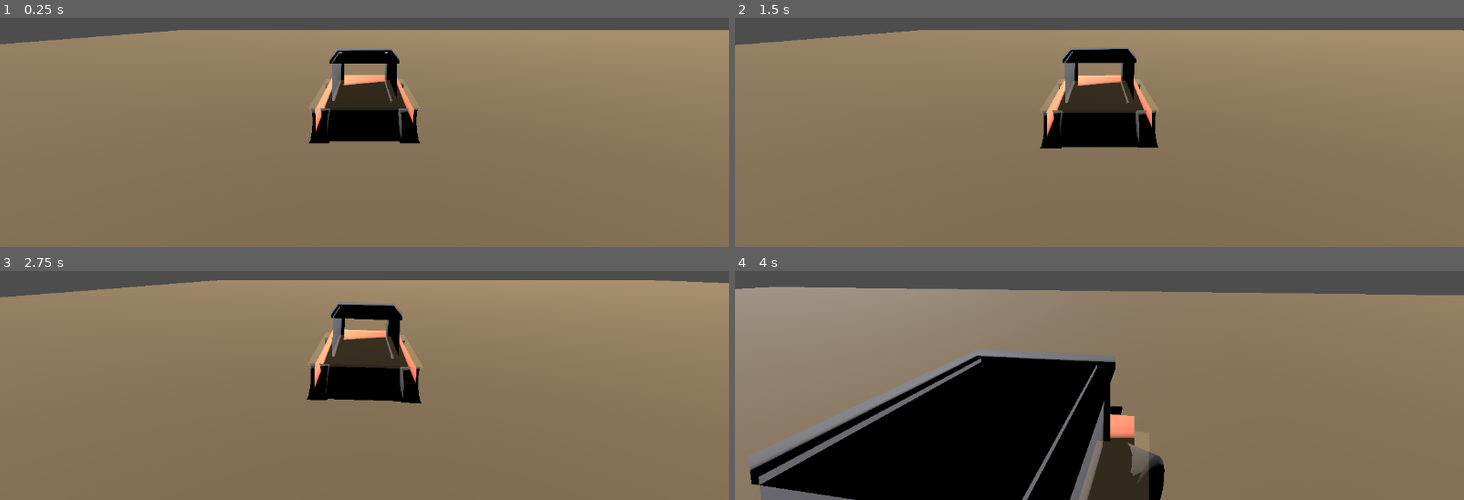
Above: before the commit, frames 1-4 (two rows, left to right).
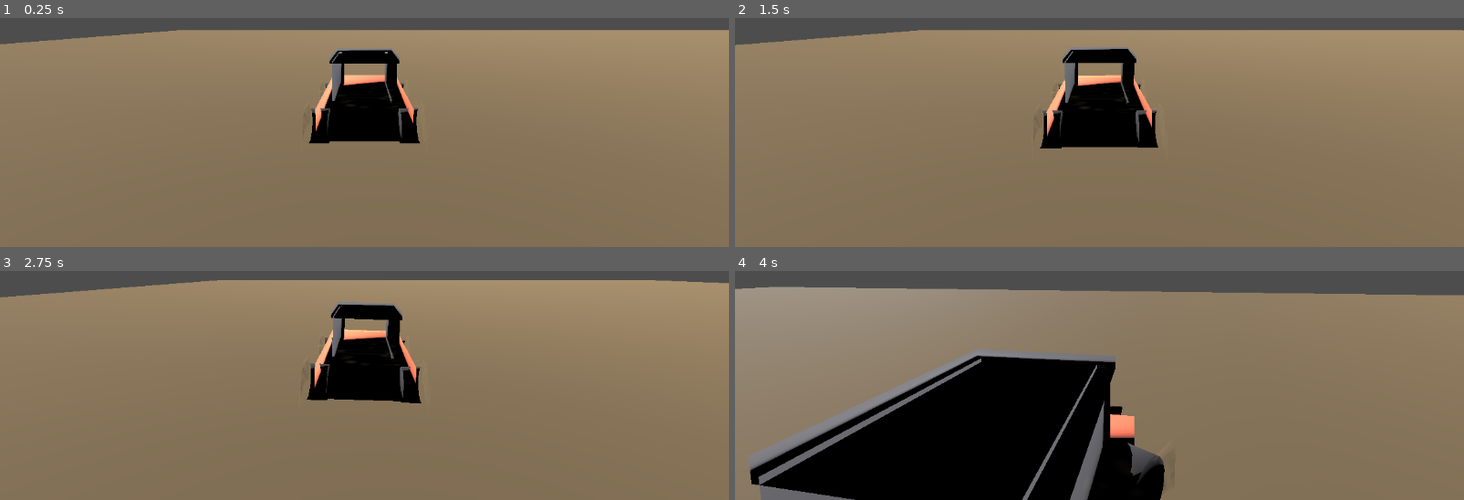
Above: after the commit, the same moments.

Repository: YotsuBotfds/trailhead
Game: Godot game, scene res://scenes/flat_plane.tscn
The game is run twice, just before and just after one commit, with the same random seed, the same clock (stepped at 60 frames per second) and the same inputs.
Inputs:
- Up to frame 1 (0.25 s): no input
- Up to frame 2 (1.5 s): hold R (self_right) 0.53-1.28 s; tap C (cam_toggle) at 0.6 s; hold S (brake) from 1.28 s (still down); tap N (mood_toggle) at 1.35 s
- Up to frame 3 (2.75 s): release S (brake) at 2.03 s; hold R (self_right) from 2.03 s (still down); hold W (throttle) from 2.03 s (still down)
- Up to frame 4 (4 s): release R (self_right) at 2.78 s; release W (throttle) at 2.78 s; hold Up 2.78-3.53 s; tap C (cam_toggle) at 2.85 s; hold A (steer_left) from 3.53 s (still down); tap N (mood_toggle) at 3.6 s

The runs differ from the first frame. In frame 1, 1.2% of the frame differs, in the area x 42-58%, y 27-41%; in frame 2, 1.4%; in frame 3, 1.3%; in frame 4, 2.1%, in the area x 47-59%, y 72-100%.

Commit message:
Add texture-backed vehicle residue masks

Diff:
--- a/systems/render/vehicle_residue_visual.gd
+++ b/systems/render/vehicle_residue_visual.gd
@@ -4,6 +4,26 @@
 const MUD_OVERLAY_NAME: String = "residue_mud_overlay"
 const DUST_OVERLAY_NAME: String = "residue_dust_overlay"
 const WETNESS_OVERLAY_NAME: String = "residue_wetness_overlay"
+const MUD_TIRE_OVERLAY_NAME: String = "residue_mud_tire"
+const DUST_TIRE_OVERLAY_NAME: String = "residue_dust_tire"
+const WETNESS_TIRE_OVERLAY_NAME: String = "residue_wetness_tire"
+const MudBodyMask: Texture2D = preload("res://assets/textures/vehicle/residue/mud_body_mask.png")
+const DustBodyMask: Texture2D = preload("res://assets/textures/vehicle/residue/dust_body_mask.png")
+const WetnessBodyMask: Texture2D = preload("res://assets/textures/vehicle/residue/wetness_body_mask.png")
+const MudTireMask: Texture2D = preload("res://assets/textures/vehicle/residue/mud_tire_mask.png")
+const DustTireMask: Texture2D = preload("res://assets/textures/vehicle/residue/dust_tire_mask.png")
+const WetnessTireMask: Texture2D = preload("res://assets/textures/vehicle/residue/wetness_tire_mask.png")
+const MUD_KIND: String = "mud"
+const DUST_KIND: String = "dust"
+const WETNESS_KIND: String = "wetness"
+const RESIDUE_KIND_META: String = "residue_kind"
+const MAX_ALPHA_META: String = "max_alpha"
+const WHEEL_SOCKET_NAMES: Array[String] = [
+	"wheel_front_left",
+	"wheel_front_right",
+	"wheel_rear_left",
+	"wheel_rear_right"
+]
 
 
 func attach(visual_root: Node) -> void:
@@ -12,30 +32,37 @@
 	_ensure_overlay(
 		visual_root,
 		MUD_OVERLAY_NAME,
+		MUD_KIND,
 		Vector3(0.0, 0.018, 0.01),
 		Vector3(0.17, 0.006, 0.22),
 		GameConfig.vehicle_residue_mud_color,
 		GameConfig.vehicle_residue_mud_visual_alpha,
-		0.92
+		0.92,
+		MudBodyMask
 	)
 	_ensure_overlay(
 		visual_root,
 		DUST_OVERLAY_NAME,
+		DUST_KIND,
 		Vector3(0.0, 0.021, 0.0),
 		Vector3(0.19, 0.004, 0.24),
 		GameConfig.vehicle_residue_dust_color,
 		GameConfig.vehicle_residue_dust_visual_alpha,
-		0.96
+		0.96,
+		DustBodyMask
 	)
 	_ensure_overlay(
 		visual_root,
 		WETNESS_OVERLAY_NAME,
+		WETNESS_KIND,
 		Vector3(0.0, 0.024, -0.01),
 		Vector3(0.15, 0.003, 0.20),
 		GameConfig.vehicle_residue_wetness_color,
 		GameConfig.vehicle_residue_wetness_visual_alpha,
-		0.18
+		0.18,
+		WetnessBodyMask
 	)
+	_ensure_tire_overlays(visual_root)
 
 
 func apply_state(visual_root: Node, state: RefCounted) -> void:
@@ -43,17 +70,58 @@
 		return
 	var contamination: RefCounted = state.get("contamination") as RefCounted
 	if contamination == null:
-		_set_overlay_alpha(visual_root, MUD_OVERLAY_NAME, 0.0)
-		_set_overlay_alpha(visual_root, DUST_OVERLAY_NAME, 0.0)
-		_set_overlay_alpha(visual_root, WETNESS_OVERLAY_NAME, 0.0)
+		_set_residue_alpha(visual_root, MUD_KIND, 0.0)
+		_set_residue_alpha(visual_root, DUST_KIND, 0.0)
+		_set_residue_alpha(visual_root, WETNESS_KIND, 0.0)
 		return
-	_set_overlay_alpha(visual_root, MUD_OVERLAY_NAME, float(contamination.get("mud")) * GameConfig.vehicle_residue_mud_visual_alpha)
-	_set_overlay_alpha(visual_root, DUST_OVERLAY_NAME, float(contamination.get("dust")) * GameConfig.vehicle_residue_dust_visual_alpha)
-	_set_overlay_alpha(visual_root, WETNESS_OVERLAY_NAME, float(contamination.get("wetness")) * GameConfig.vehicle_residue_wetness_visual_alpha)
+	_set_residue_alpha(visual_root, MUD_KIND, float(contamination.get("mud")) * GameConfig.vehicle_residue_mud_visual_alpha)
+	_set_residue_alpha(visual_root, DUST_KIND, float(contamination.get("dust")) * GameConfig.vehicle_residue_dust_visual_alpha)
+	_set_residue_alpha(visual_root, WETNESS_KIND, float(contamination.get("wetness")) * GameConfig.vehicle_residue_wetness_visual_alpha)
 
 
-func _ensure_overlay(visual_root: Node, overlay_name: String, local_position: Vector3, size: Vector3, color: Color, max_alpha: float, roughness: float) -> void:
-	if visual_root.get_node_or_null(overlay_name) != null:
+func _ensure_tire_overlays(visual_root: Node) -> void:
+	for socket_name in WHEEL_SOCKET_NAMES:
+		var socket: Node3D = visual_root.get_node_or_null(socket_name) as Node3D
+		if socket == null:
+			continue
+		var side_sign: float = -1.0 if socket_name.ends_with("_left") else 1.0
+		_ensure_overlay(
+			socket,
+			MUD_TIRE_OVERLAY_NAME,
+			MUD_KIND,
+			Vector3(0.021 * side_sign, 0.0, 0.0),
+			Vector3(0.003, 0.067, 0.067),
+			GameConfig.vehicle_residue_mud_color,
+			GameConfig.vehicle_residue_mud_visual_alpha * 0.82,
+			0.9,
+			MudTireMask
+		)
+		_ensure_overlay(
+			socket,
+			DUST_TIRE_OVERLAY_NAME,
+			DUST_KIND,
+			Vector3(0.024 * side_sign, 0.0, 0.0),
+			Vector3(0.003, 0.07, 0.07),
+			GameConfig.vehicle_residue_dust_color,
+			GameConfig.vehicle_residue_dust_visual_alpha * 0.9,
+			0.96,
+			DustTireMask
+		)
+		_ensure_overlay(
+			socket,
+			WETNESS_TIRE_OVERLAY_NAME,
+			WETNESS_KIND,
+			Vector3(0.027 * side_sign, 0.0, 0.0),
+			Vector3(0.003, 0.064, 0.064),
+			GameConfig.vehicle_residue_wetness_color,
+			GameConfig.vehicle_residue_wetness_visual_alpha * 0.7,
+			0.12,
+			WetnessTireMask
+		)
+
+
+func _ensure_overlay(parent: Node, overlay_name: String, residue_kind: String, local_position: Vector3, size: Vector3, color: Color, max_alpha: float, roughness: float, albedo_texture: Texture2D) -> void:
+	if parent.get_node_or_null(overlay_name) != null:
 		return
 	var overlay: MeshInstance3D = MeshInstance3D.new()
 	overlay.name = overlay_name
@@ -62,23 +130,32 @@
 	overlay.mesh = mesh
 	overlay.position = local_position
 	var material: StandardMaterial3D = StandardMaterial3D.new()
+	material.resource_name = overlay_name + "_material"
 	material.transparency = BaseMaterial3D.TRANSPARENCY_ALPHA
 	material.albedo_color = Color(color.r, color.g, color.b, 0.0)
+	material.albedo_texture = albedo_texture
 	material.roughness = roughness
+	material.metallic = 0.0
 	overlay.material_override = material
 	overlay.visible = false
-	overlay.set_meta("max_alpha", max_alpha)
-	visual_root.add_child(overlay)
+	overlay.set_meta(MAX_ALPHA_META, max_alpha)
+	overlay.set_meta(RESIDUE_KIND_META, residue_kind)
+	parent.add_child(overlay)
 
 
-func _set_overlay_alpha(visual_root: Node, overlay_name: String, alpha: float) -> void:
-	var overlay: MeshInstance3D = visual_root.get_node_or_null(overlay_name) as MeshInstance3D
-	if overlay == null:
-		return
+func _set_residue_alpha(parent: Node, residue_kind: String, alpha: float) -> void:
+	for child in parent.get_children():
+		var overlay: MeshInstance3D = child as MeshInstance3D
+		if overlay != null and String(overlay.get_meta(RESIDUE_KIND_META, "")) == residue_kind:
+			_set_overlay_alpha(overlay, alpha)
+		_set_residue_alpha(child, residue_kind, alpha)
+
+
+func _set_overlay_alpha(overlay: MeshInstance3D, alpha: float) -> void:
 	var material: StandardMaterial3D = overlay.material_override as StandardMaterial3D
 	if material == null:
 		return
 	var color: Color = material.albedo_color
-	color.a = clampf(alpha, 0.0, float(overlay.get_meta("max_alpha", 1.0)))
+	color.a = clampf(alpha, 0.0, float(overlay.get_meta(MAX_ALPHA_META, 1.0)))
 	material.albedo_color = color
 	overlay.visible = color.a > GameConfig.vehicle_residue_visible_epsilon
--- a/tools/cedar_visual_inspector.gd
+++ b/tools/cedar_visual_inspector.gd
@@ -52,7 +52,22 @@
 const RESIDUE_MUD_OVERLAY: String = "residue_mud_overlay"
 const RESIDUE_DUST_OVERLAY: String = "residue_dust_overlay"
 const RESIDUE_WETNESS_OVERLAY: String = "residue_wetness_overlay"
+const RESIDUE_MUD_TIRE_OVERLAY: String = "residue_mud_tire"
+const RESIDUE_DUST_TIRE_OVERLAY: String = "residue_dust_tire"
+const RESIDUE_WETNESS_TIRE_OVERLAY: String = "residue_wetness_tire"
+const RESIDUE_MUD_BODY_MASK: String = "res://assets/textures/vehicle/residue/mud_body_mask.png"
+const RESIDUE_DUST_BODY_MASK: String = "res://assets/textures/vehicle/residue/dust_body_mask.png"
+const RESIDUE_WETNESS_BODY_MASK: String = "res://assets/textures/vehicle/residue/wetness_body_mask.png"
+const RESIDUE_MUD_TIRE_MASK: String = "res://assets/textures/vehicle/residue/mud_tire_mask.png"
+const RESIDUE_DUST_TIRE_MASK: String = "res://assets/textures/vehicle/residue/dust_tire_mask.png"
+const RESIDUE_WETNESS_TIRE_MASK: String = "res://assets/textures/vehicle/residue/wetness_tire_mask.png"
 const TERRAIN_MATERIAL_PREFIX: String = "terrain_mat_"
+const WHEEL_SOCKET_NAMES: Array[String] = [
+	"wheel_front_left",
+	"wheel_front_right",
+	"wheel_rear_left",
+	"wheel_rear_right"
+]
 
 class BoundsAccumulator:
 	var has_bounds: bool = false
@@ -746,42 +761,91 @@
 		return
 	contamination.call("set_values", 0.5, 0.25, 0.75)
 	host.call("_update_vehicle_residue_visual", state)
-	_require_residue_overlay_alpha(visual_root, RESIDUE_MUD_OVERLAY, 0.5 * GameConfig.vehicle_residue_mud_visual_alpha)
-	_require_residue_overlay_alpha(visual_root, RESIDUE_DUST_OVERLAY, 0.25 * GameConfig.vehicle_residue_dust_visual_alpha)
-	_require_residue_overlay_alpha(visual_root, RESIDUE_WETNESS_OVERLAY, 0.75 * GameConfig.vehicle_residue_wetness_visual_alpha)
+	_require_residue_overlay_alpha(visual_root, RESIDUE_MUD_OVERLAY, 0.5 * GameConfig.vehicle_residue_mud_visual_alpha, RESIDUE_MUD_BODY_MASK)
+	_require_residue_overlay_alpha(visual_root, RESIDUE_DUST_OVERLAY, 0.25 * GameConfig.vehicle_residue_dust_visual_alpha, RESIDUE_DUST_BODY_MASK)
+	_require_residue_overlay_alpha(visual_root, RESIDUE_WETNESS_OVERLAY, 0.75 * GameConfig.vehicle_residue_wetness_visual_alpha, RESIDUE_WETNESS_BODY_MASK)
+	_require_tire_residue_overlays(visual_root)
 	contamination.call("reset")
 	host.call("_update_vehicle_residue_visual", state)
 	_require_residue_overlay_hidden(visual_root, RESIDUE_MUD_OVERLAY)
 	_require_residue_overlay_hidden(visual_root, RESIDUE_DUST_OVERLAY)
 	_require_residue_overlay_hidden(visual_root, RESIDUE_WETNESS_OVERLAY)
-
-
-func _require_residue_overlay_alpha(parent: Node, path: String, expected_alpha: float) -> void:
+	_require_tire_residue_overlays_hidden(visual_root)
+
+
+func _require_tire_residue_overlays(visual_root: Node) -> void:
+	for wheel_socket_name in WHEEL_SOCKET_NAMES:
+		_require_residue_overlay_visible(visual_root, wheel_socket_name.path_join(RESIDUE_MUD_TIRE_OVERLAY), RESIDUE_MUD_TIRE_MASK)
+		_require_residue_overlay_visible(visual_root, wheel_socket_name.path_join(RESIDUE_DUST_TIRE_OVERLAY), RESIDUE_DUST_TIRE_MASK)
+		_require_residue_overlay_visible(visual_root, wheel_socket_name.path_join(RESIDUE_WETNESS_TIRE_OVERLAY), RESIDUE_WETNESS_TIRE_MASK)
+
+
+func _require_tire_residue_overlays_hidden(visual_root: Node) -> void:
+	for wheel_socket_name in WHEEL_SOCKET_NAMES:
+		_require_residue_overlay_hidden(visual_root, wheel_socket_name.path_join(RESIDUE_MUD_TIRE_OVERLAY))
+		_require_residue_overlay_hidden(visual_root, wheel_socket_name.path_join(RESIDUE_DUST_TIRE_OVERLAY))
+		_require_residue_overlay_hidden(visual_root, wheel_socket_name.path_join(RESIDUE_WETNESS_TIRE_OVERLAY))
+
+
+func _require_residue_overlay_visible(parent: Node, path: String, expected_texture_path: String) -> void:
 	var overlay: MeshInstance3D = _require_node(parent, path) as MeshInstance3D
 	if overlay == null:
 		return
 	if not overlay.visible:
 		_errors.append(path + " should be visible when contamination is nonzero")
-	var material: StandardMaterial3D = overlay.material_override as StandardMaterial3D
+	var material: StandardMaterial3D = _require_residue_material(overlay, path)
 	if material == null:
-		_errors.append(path + " should use StandardMaterial3D")
+		return
+	if material.albedo_color.a <= FLOAT_EPSILON:
+		_errors.append(path + " alpha should be above zero when contamination is nonzero")
+	_require_residue_texture(material, path, expected_texture_path)
+
+
+func _require_residue_overlay_alpha(parent: Node, path: String, expected_alpha: float, expected_texture_path: String) -> void:
+	var overlay: MeshInstance3D = _require_node(parent, path) as MeshInstance3D
+	if overlay == null:
+		return
+	if not overlay.visible:
+		_errors.append(path + " should be visible when contamination is nonzero")
+	var material: StandardMaterial3D = _require_residue_material(overlay, path)
+	if material == null:
 		return
 	if absf(material.albedo_color.a - expected_alpha) > FLOAT_EPSILON:
 		_errors.append(path + " alpha expected " + str(expected_alpha) + ", got " + str(material.albedo_color.a))
+	_require_residue_texture(material, path, expected_texture_path)
 
 
 func _require_residue_overlay_hidden(parent: Node, path: String) -> void:
 	var overlay: MeshInstance3D = _require_node(parent, path) as MeshInstance3D
 	if overlay == null:
 		return
-	var material: StandardMaterial3D = overlay.material_override as StandardMaterial3D
+	var material: StandardMaterial3D = _require_residue_material(overlay, path)
 	if material == null:
-		_errors.append(path + " should use StandardMaterial3D")
 		return
 	if overlay.visible:
 		_errors.append(path + " should hide after contamination reset")
 	if material.albedo_color.a > FLOAT_EPSILON:
 		_errors.append(path + " alpha should reset to zero, got " + str(material.albedo_color.a))
+
+
+func _require_residue_material(overlay: MeshInstance3D, path: String) -> StandardMaterial3D:
+	var material: StandardMaterial3D = overlay.material_override as StandardMaterial3D
+	if material == null:
+		_errors.append(path + " should use StandardMaterial3D")
+		return null
+	if material.transparency != BaseMaterial3D.TRANSPARENCY_ALPHA:
+		_errors.append(path + " material should use alpha transparency")
+	if absf(material.metallic) > FLOAT_EPSILON:
+		_errors.append(path + " material metallic should be 0")
+	return material
+
+
+func _require_residue_texture(material: StandardMaterial3D, path: String, expected_texture_path: String) -> void:
+	if material.albedo_texture == null:
+		_errors.append(path + " should use a residue mask texture")
+		return
+	if material.albedo_texture.resource_path != expected_texture_path:
+		_errors.append(path + " mask expected " + expected_texture_path + ", got " + material.albedo_texture.resource_path)
 
 
 func _require_wheel_socket_mesh(parent: Node, path: String) -> void:
--- a/tools/flat_visual_inspector.gd
+++ b/tools/flat_visual_inspector.gd
@@ -7,6 +7,21 @@
 const RESIDUE_MUD_OVERLAY: String = "residue_mud_overlay"
 const RESIDUE_DUST_OVERLAY: String = "residue_dust_overlay"
 const RESIDUE_WETNESS_OVERLAY: String = "residue_wetness_overlay"
+const RESIDUE_MUD_TIRE_OVERLAY: String = "residue_mud_tire"
+const RESIDUE_DUST_TIRE_OVERLAY: String = "residue_dust_tire"
+const RESIDUE_WETNESS_TIRE_OVERLAY: String = "residue_wetness_tire"
+const RESIDUE_MUD_BODY_MASK: String = "res://assets/textures/vehicle/residue/mud_body_mask.png"
+const RESIDUE_DUST_BODY_MASK: String = "res://assets/textures/vehicle/residue/dust_body_mask.png"
+const RESIDUE_WETNESS_BODY_MASK: String = "res://assets/textures/vehicle/residue/wetness_body_mask.png"
+const RESIDUE_MUD_TIRE_MASK: String = "res://assets/textures/vehicle/residue/mud_tire_mask.png"
+const RESIDUE_DUST_TIRE_MASK: String = "res://assets/textures/vehicle/residue/dust_tire_mask.png"
+const RESIDUE_WETNESS_TIRE_MASK: String = "res://assets/textures/vehicle/residue/wetness_tire_mask.png"
+const WHEEL_SOCKET_NAMES: Array[String] = [
+	"wheel_front_left",
+	"wheel_front_right",
+	"wheel_rear_left",
+	"wheel_rear_right"
+]
 
 var _scene_root: Node = null
 var _errors: PackedStringArray = PackedStringArray()
@@ -106,42 +121,91 @@
 		return
 	contamination.call("set_values", 0.5, 0.25, 0.75)
 	host.call("_update_vehicle_residue_visual", state)
-	_require_residue_overlay_alpha(visual_root, RESIDUE_MUD_OVERLAY, 0.5 * GameConfig.vehicle_residue_mud_visual_alpha)
-	_require_residue_overlay_alpha(visual_root, RESIDUE_DUST_OVERLAY, 0.25 * GameConfig.vehicle_residue_dust_visual_alpha)
-	_require_residue_overlay_alpha(visual_root, RESIDUE_WETNESS_OVERLAY, 0.75 * GameConfig.vehicle_residue_wetness_visual_alpha)
+	_require_residue_overlay_alpha(visual_root, RESIDUE_MUD_OVERLAY, 0.5 * GameConfig.vehicle_residue_mud_visual_alpha, RESIDUE_MUD_BODY_MASK)
+	_require_residue_overlay_alpha(visual_root, RESIDUE_DUST_OVERLAY, 0.25 * GameConfig.vehicle_residue_dust_visual_alpha, RESIDUE_DUST_BODY_MASK)
+	_require_residue_overlay_alpha(visual_root, RESIDUE_WETNESS_OVERLAY, 0.75 * GameConfig.vehicle_residue_wetness_visual_alpha, RESIDUE_WETNESS_BODY_MASK)
+	_require_tire_residue_overlays(visual_root)
 	contamination.call("reset")
 	host.call("_update_vehicle_residue_visual", state)
 	_require_residue_overlay_hidden(visual_root, RESIDUE_MUD_OVERLAY)
 	_require_residue_overlay_hidden(visual_root, RESIDUE_DUST_OVERLAY)
 	_require_residue_overlay_hidden(visual_root, RESIDUE_WETNESS_OVERLAY)
-
-
-func _require_residue_overlay_alpha(parent: Node, path: String, expected_alpha: float) -> void:
+	_require_tire_residue_overlays_hidden(visual_root)
+
+
+func _require_tire_residue_overlays(visual_root: Node) -> void:
+	for wheel_socket_name in WHEEL_SOCKET_NAMES:
+		_require_residue_overlay_visible(visual_root, wheel_socket_name.path_join(RESIDUE_MUD_TIRE_OVERLAY), RESIDUE_MUD_TIRE_MASK)
+		_require_residue_overlay_visible(visual_root, wheel_socket_name.path_join(RESIDUE_DUST_TIRE_OVERLAY), RESIDUE_DUST_TIRE_MASK)
+		_require_residue_overlay_visible(visual_root, wheel_socket_name.path_join(RESIDUE_WETNESS_TIRE_OVERLAY), RESIDUE_WETNESS_TIRE_MASK)
+
+
+func _require_tire_residue_overlays_hidden(visual_root: Node) -> void:
+	for wheel_socket_name in WHEEL_SOCKET_NAMES:
+		_require_residue_overlay_hidden(visual_root, wheel_socket_name.path_join(RESIDUE_MUD_TIRE_OVERLAY))
+		_require_residue_overlay_hidden(visual_root, wheel_socket_name.path_join(RESIDUE_DUST_TIRE_OVERLAY))
+		_require_residue_overlay_hidden(visual_root, wheel_socket_name.path_join(RESIDUE_WETNESS_TIRE_OVERLAY))
+
+
+func _require_residue_overlay_visible(parent: Node, path: String, expected_texture_path: String) -> void:
 	var overlay: MeshInstance3D = _require_node(parent, path) as MeshInstance3D
 	if overlay == null:
 		return
 	if not overlay.visible:
 		_errors.append(path + " should be visible when contamination is nonzero")
-	var material: StandardMaterial3D = overlay.material_override as StandardMaterial3D
+	var material: StandardMaterial3D = _require_residue_material(overlay, path)
 	if material == null:
-		_errors.append(path + " should use StandardMaterial3D")
+		return
+	if material.albedo_color.a <= FLOAT_EPSILON:
+		_errors.append(path + " alpha should be above zero when contamination is nonzero")
+	_require_residue_texture(material, path, expected_texture_path)
+
+
+func _require_residue_overlay_alpha(parent: Node, path: String, expected_alpha: float, expected_texture_path: String) -> void:
+	var overlay: MeshInstance3D = _require_node(parent, path) as MeshInstance3D
+	if overlay == null:
+		return
+	if not overlay.visible:
+		_errors.append(path + " should be visible when contamination is nonzero")
+	var material: StandardMaterial3D = _require_residue_material(overlay, path)
+	if material == null:
 		return
 	if absf(material.albedo_color.a - expected_alpha) > FLOAT_EPSILON:
 		_errors.append(path + " alpha expected " + str(expected_alpha) + ", got " + str(material.albedo_color.a))
+	_require_residue_texture(material, path, expected_texture_path)
 
 
 func _require_residue_overlay_hidden(parent: Node, path: String) -> void:
 	var overlay: MeshInstance3D = _require_node(parent, path) as MeshInstance3D
 	if overlay == null:
 		return
-	var material: StandardMaterial3D = overlay.material_override as StandardMaterial3D
+	var material: StandardMaterial3D = _require_residue_material(overlay, path)
 	if material == null:
-		_errors.append(path + " should use StandardMaterial3D")
 		return
 	if overlay.visible:
 		_errors.append(path + " should hide after contamination reset")
 	if material.albedo_color.a > FLOAT_EPSILON:
 		_errors.append(path + " alpha should reset to zero, got " + str(material.albedo_color.a))
+
+
+func _require_residue_material(overlay: MeshInstance3D, path: String) -> StandardMaterial3D:
+	var material: StandardMaterial3D = overlay.material_override as StandardMaterial3D
+	if material == null:
+		_errors.append(path + " should use StandardMaterial3D")
+		return null
+	if material.transparency != BaseMaterial3D.TRANSPARENCY_ALPHA:
+		_errors.append(path + " material should use alpha transparency")
+	if absf(material.metallic) > FLOAT_EPSILON:
+		_errors.append(path + " material metallic should be 0")
+	return material
+
+
+func _require_residue_texture(material: StandardMaterial3D, path: String, expected_texture_path: String) -> void:
+	if material.albedo_texture == null:
+		_errors.append(path + " should use a residue mask texture")
+		return
+	if material.albedo_texture.resource_path != expected_texture_path:
+		_errors.append(path + " mask expected " + expected_texture_path + ", got " + material.albedo_texture.resource_path)
 
 
 func _inspect_chase_camera(vehicle: Node, chase_camera: Camera3D) -> void:
Binary file added: assets/textures/vehicle/residue/dust_body_mask.png
Not shown, added: assets/textures/vehicle/residue/dust_body_mask.png.import
Binary file added: assets/textures/vehicle/residue/dust_tire_mask.png
Not shown, added: assets/textures/vehicle/residue/dust_tire_mask.png.import
Binary file added: assets/textures/vehicle/residue/mud_body_mask.png
Not shown, added: assets/textures/vehicle/residue/mud_body_mask.png.import
Binary file added: assets/textures/vehicle/residue/mud_tire_mask.png
Not shown, added: assets/textures/vehicle/residue/mud_tire_mask.png.import
Binary file added: assets/textures/vehicle/residue/wetness_body_mask.png
Not shown, added: assets/textures/vehicle/residue/wetness_body_mask.png.import
Binary file added: assets/textures/vehicle/residue/wetness_tire_mask.png
Not shown, added: assets/textures/vehicle/residue/wetness_tire_mask.png.import
(and 2 more such lines)
